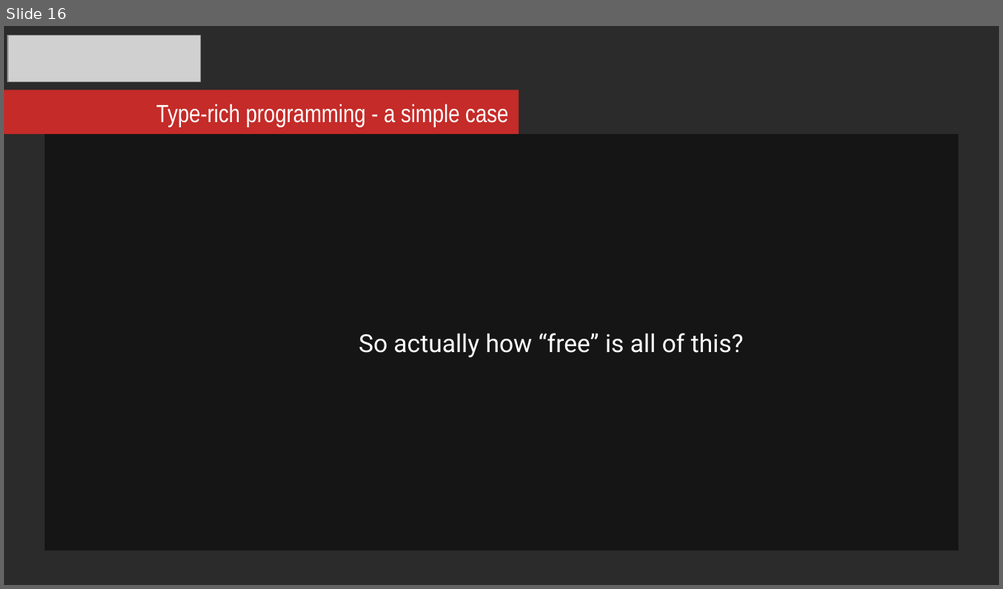
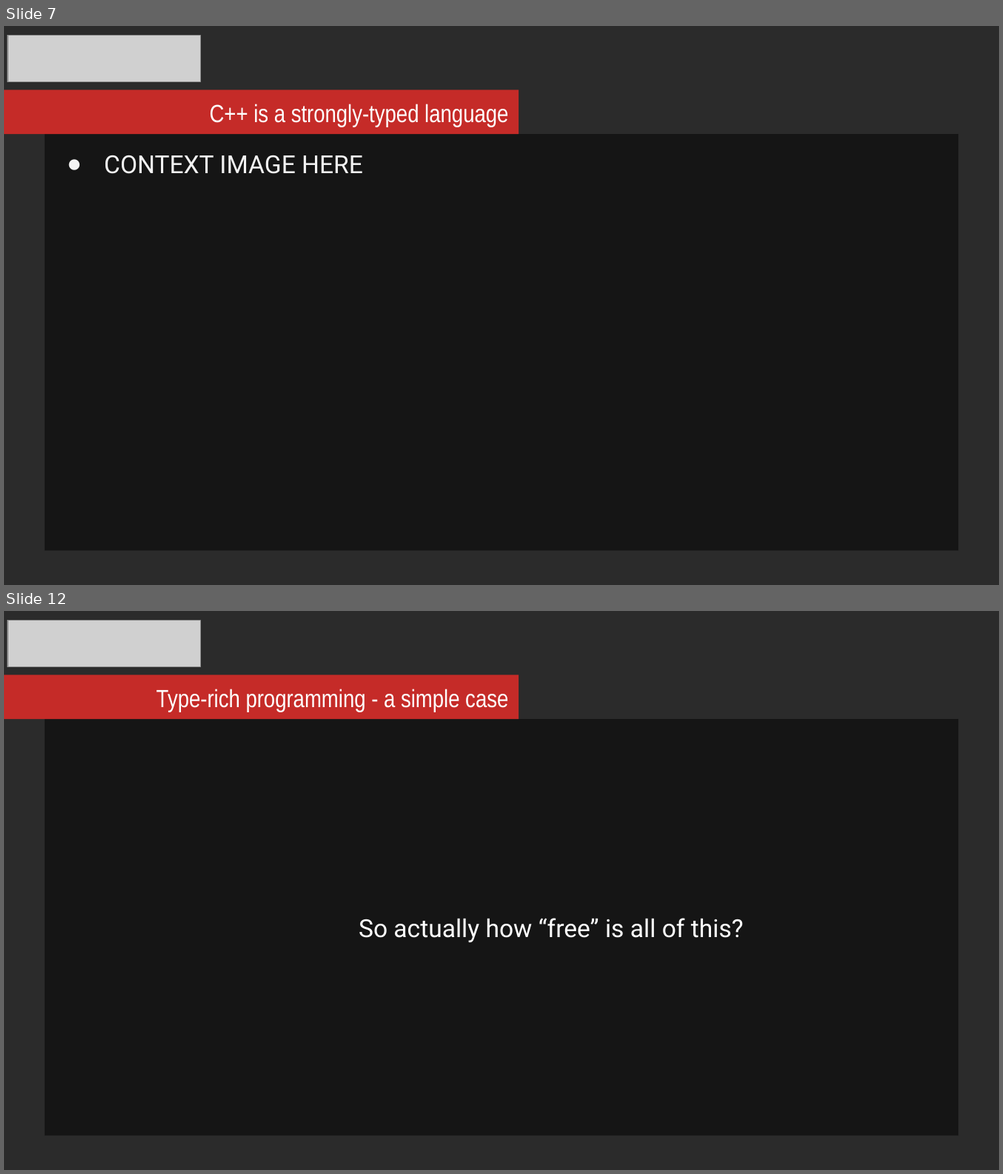
Before and after one commit to mikosz/type-safety, a slide deck: ask-not-what-you-can-do-for-the-compiler.odp. Shown one above the other, each under a label of ours: slide 16 before the commit, slides 7 and 12 after it; the slides between them are not shown. The pictures are 1003x589 and 1003x1174 pixels, drawn with LibreOffice and Linux fonts; fonts in the diff are those of the drawing; grey boxes stand for pictures; background and template pictures are left out; a plain dark background stands for a picture behind light text. Boxes give left, top, right and bottom in pixels: in the first picture for what was removed or moved away, otherwise in the second. Text is boxed around its words. In the diff, an @@ line names an element or a change of style, - is before the commit and + after.

```diff
--- a/ask-not-what-you-can-do-for-the-compiler.odp
+++ b/ask-not-what-you-can-do-for-the-compiler.odp
@@ slide 7 added at (4, 26, 999, 585), background picture (left out) @@
@@ picture added at (8, 35, 201, 82) @@
@@ rectangle added at (4, 90, 518, 133), fill #C52B28 @@
@@ text added at (210, 104, 508, 127), 18 pt, text #FFFFFF @@
+C++ is a strongly-typed language
@@ rectangle added at (45, 134, 958, 551), fill #000000 at 51% opacity, 18 pt, text #F3F3F3 @@
+● CONTEXT IMAGE HERE
@@ what was slide 16 is now slide 12 @@
```
Also in this commit, not shown: 5 slides changed, 5 slides removed.
